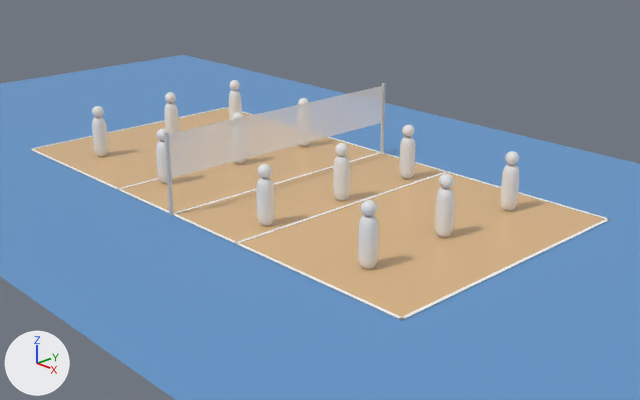
The Blender file src/court_default.blend: old version first, new version second.
One viewpoint serves both versions: a camera (50 mm lens) standing at (20.62, -17.95, 9.34) and looking at (1.18, 0.35, -0.45). The lights are fixed; the arrows at lower left show +X, +Y and +Z. The first picture is the older version.

Names of what the first picture shows: 'Base', 'Guidelines', 'Net', 'Plane', 'Player_1_A', 'Player_1_B', 'Player_2_A', 'Player_2_B', 'Player_3_A', 'Player_3_B', 'Player_4_A', 'Player_4_B', 'Player_5_B', 'Player_6_B' and 4 more.
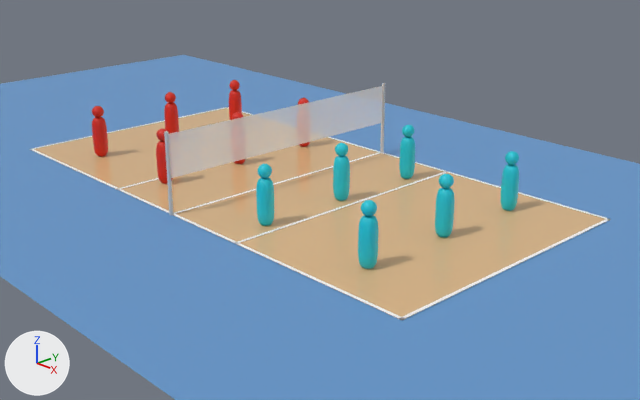
Edits to the bpy script that builds the scene:
```text
Add mat_player_us:
    mat_player_us = principled_material('Player_Us')
    mat_player_us.base_color = (0.00605, 0.558, 0.672)  # cyan #12c5d6
Add mat_player_enemy:
    mat_player_enemy = principled_material('Player_Enemy')
    mat_player_enemy.base_color = (0.672, 0.0152, 0.00335)  # red #d6210b
Change me_sphere_015:
    where me_sphere_015.from_pydata(...)  # 6466 vertices, 3260 faces; spans x -1.25..1.25, y -1.25..1.25, z 0.0..9.0
    add me_sphere_015.materials.append(mat_player_enemy)  # red #d6210b
Change me_sphere_017:
    where me_sphere_017.from_pydata(...)  # 6466 vertices, 3260 faces; spans x -1.25..1.25, y -1.25..1.25, z 0.0..9.0
    add me_sphere_017.materials.append(mat_player_enemy)  # red #d6210b
Change me_sphere_018:
    where me_sphere_018.from_pydata(...)  # 6466 vertices, 3260 faces; spans x -1.25..1.25, y -1.25..1.25, z 0.0..9.0
    add me_sphere_018.materials.append(mat_player_enemy)  # red #d6210b
Change me_sphere_019:
    where me_sphere_019.from_pydata(...)  # 6466 vertices, 3260 faces; spans x -1.25..1.25, y -1.25..1.25, z 0.0..9.0
    add me_sphere_019.materials.append(mat_player_enemy)  # red #d6210b
Change me_sphere_005:
    where me_sphere_005.from_pydata(...)  # 6466 vertices, 3260 faces; spans x -1.25..1.25, y -1.25..1.25, z 0.0..9.0
    add me_sphere_005.materials.append(mat_player_us)  # cyan #12c5d6
Change me_sphere_006:
    where me_sphere_006.from_pydata(...)  # 6466 vertices, 3260 faces; spans x -1.25..1.25, y -1.25..1.25, z 0.0..9.0
    add me_sphere_006.materials.append(mat_player_us)  # cyan #12c5d6
Change me_sphere_007:
    where me_sphere_007.from_pydata(...)  # 6466 vertices, 3260 faces; spans x -1.25..1.25, y -1.25..1.25, z 0.0..9.0
    add me_sphere_007.materials.append(mat_player_us)  # cyan #12c5d6
Change me_sphere_011:
    where me_sphere_011.from_pydata(...)  # 6466 vertices, 3260 faces; spans x -1.25..1.25, y -1.25..1.25, z 0.0..9.0
    add me_sphere_011.materials.append(mat_player_us)  # cyan #12c5d6
Change me_sphere_012:
    where me_sphere_012.from_pydata(...)  # 6466 vertices, 3260 faces; spans x -1.25..1.25, y -1.25..1.25, z 0.0..9.0
    add me_sphere_012.materials.append(mat_player_us)  # cyan #12c5d6
Change me_sphere_013:
    where me_sphere_013.from_pydata(...)  # 6466 vertices, 3260 faces; spans x -1.25..1.25, y -1.25..1.25, z 0.0..9.0
    add me_sphere_013.materials.append(mat_player_us)  # cyan #12c5d6
```

Boxes [x1, y1, x2, y2] around the edits, measured in the pictures (640 x 400 px):
'Player_4_B', recoloured (white to cyan): [358, 200, 378, 269] in both
'Player_5_B', recoloured (white to cyan): [435, 174, 454, 237] in both
'Player_1_B', recoloured (white to cyan): [256, 164, 274, 226] in both
'Player_6_B', recoloured (white to cyan): [501, 151, 519, 211] in both
'Player_2_B', recoloured (white to cyan): [333, 143, 350, 201] in both
'Player_3_B', recoloured (white to cyan): [399, 125, 415, 179] in both
'Player_1_A', recoloured (white to red): [92, 106, 108, 157] in both
'Player_2_A', recoloured (white to red): [164, 92, 179, 134] in both
'Player_4_A', recoloured (white to red): [156, 129, 173, 184] in both
'Player_3_A', recoloured (white to red): [229, 80, 242, 120] in both
